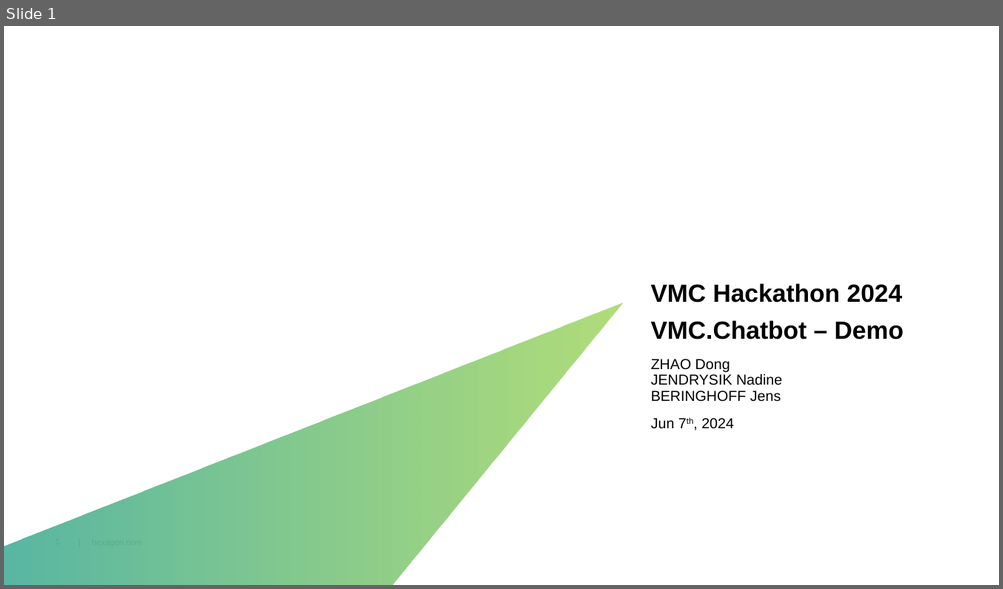
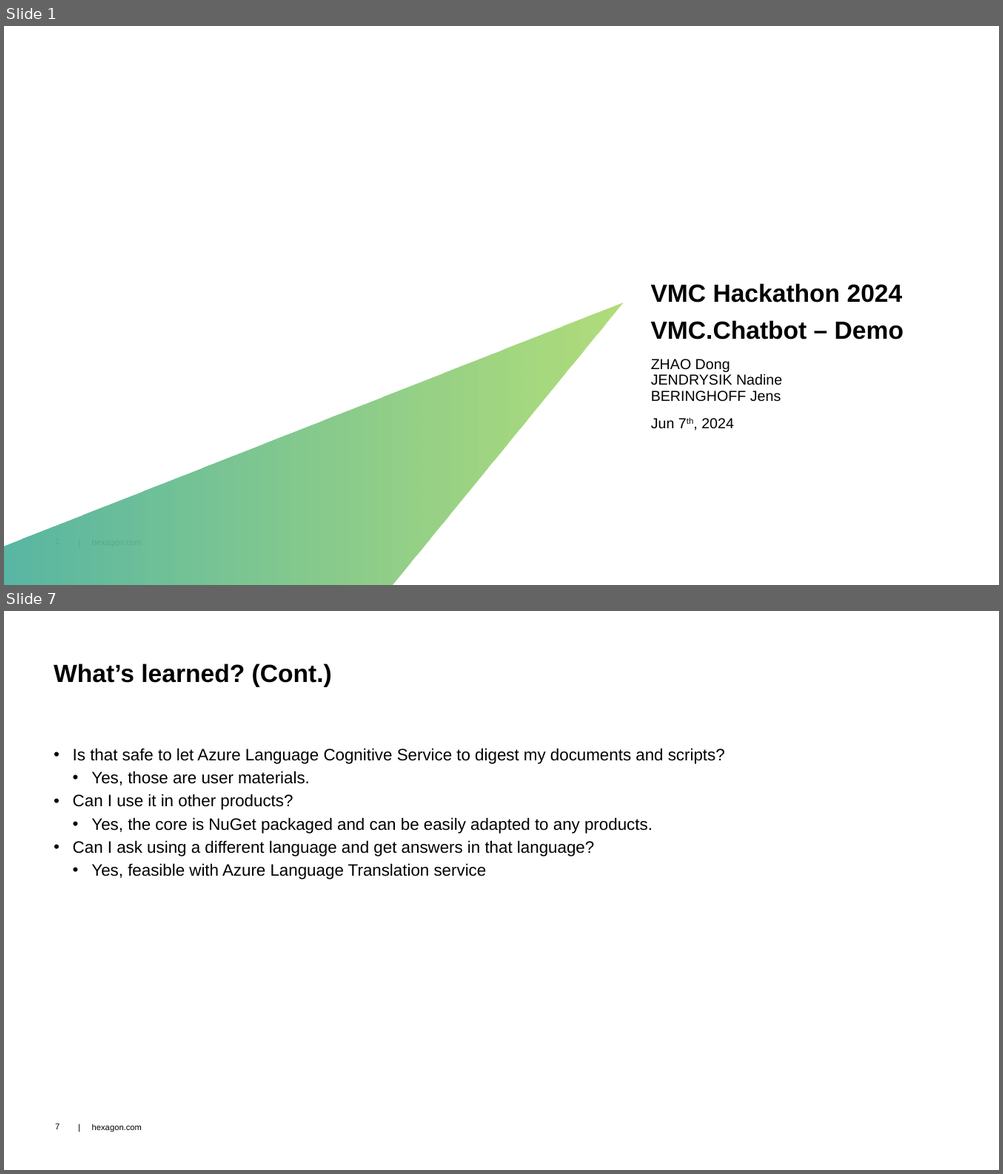
Before and after one commit to dongzgh/protos-vmccopilot, a slide deck: docs/VMC Hackathon 2024 - VMC.Chatbot - Demo.pptx. Shown one above the other, each under a label of ours: slide 1 before the commit, slides 1 and 7 after it; the slides between them are not shown. The pictures are 1003x589 and 1003x1174 pixels, drawn with LibreOffice and Linux fonts; fonts in the diff are those of the drawing; background and template pictures are left out. Boxes give left, top, right and bottom in pixels: in the first picture for what was removed or moved away, otherwise in the second. Text is boxed around its words. In the diff, an @@ line names an element or a change of style, - is before the commit and + after.

Commit message:
updated documents

```diff
--- a/docs/VMC Hackathon 2024 - VMC.Chatbot - Demo.pptx
+++ b/docs/VMC Hackathon 2024 - VMC.Chatbot - Demo.pptx
@@ slide 7 added at [4,611,999,1170], background #FFFFFF; not listed: 2 template elements that a slide beside it also shows @@
@@ title added at [54,664,332,687], 24 pt, text #000000, bold @@
+What’s learned? (Cont.)
@@ text added at [73,748,725,880], 16 pt, text #000000 @@
+• Is that safe to let Azure Language Cognitive Service to digest my documents and scripts?
+  • Yes, those are user materials.
+• Can I use it in other products?
+  • Yes, the core is NuGet packaged and can be easily adapted to any products.
+• Can I ask using a different language and get answers in that language?
+  • Yes, feasible with Azure Language Translation service
```
Also in this commit, not shown: 4 slides changed, 2 other slides added.
